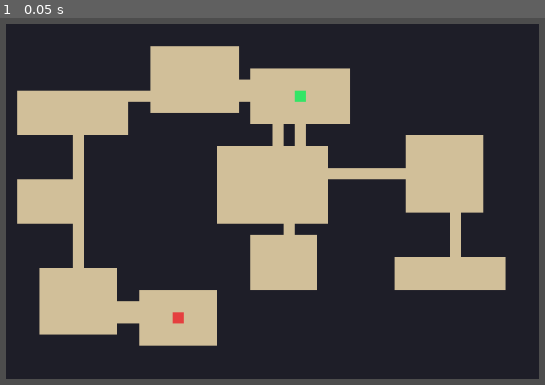
Above: before the commit, frame 1.
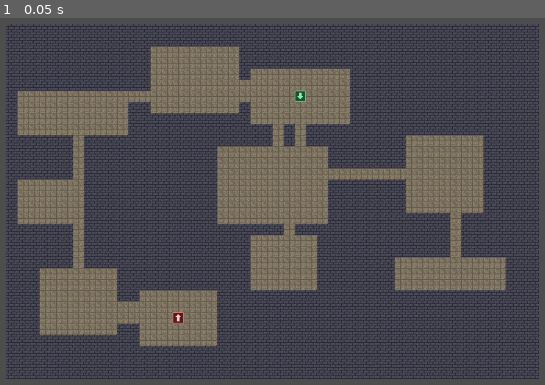
Above: after the commit, the same moment.

Repository: longray/godot_learn
Game: Godot game, scene res://lessons/lesson02_tilemap/lesson02.tscn
Two runs of this game, one before a commit and one after it. Both use one fixed random seed, a clock stepped at 60 frames per second and the inputs below.
Inputs:
- Up to frame 1 (0.05 s): no input

The runs differ from the first frame. In frame 1, 76% of the frame differs, in the area x 1-99%, y 1-99%.

Commit message:
feat: 作业5方案A——程序化像素瓦片图集 + 外部图集加载
- generate_tiles.ps1：System.Drawing 逐像素画 64x16 图集（LCG 固定种子可复现）
  石板地板/交错砖墙/绿底向下箭头入口/红底向上箭头出口
- 脚本新增 external_tiles_path 导出变量：外部图优先，缺失回退纯色生成
- 活游戏实测：texture=外部 png，used_cells=1536，入口(2,0)/出口(3,0) 瓦片正确

Diff:
--- a/2d_rpg_dungeon/lessons/lesson02_tilemap/dungeon_tilemap.gd
+++ b/2d_rpg_dungeon/lessons/lesson02_tilemap/dungeon_tilemap.gd
@@ -32,6 +32,10 @@
 # 如果你使用自己的 TileSet，可以关闭 use_placeholder_tileset
 # 然后手动设置 source id 和 atlas coords
 @export var tile_source_id: int = 0
+
+# 作业 5 方案 A：外部图集路径（非空且存在则优先加载，替代代码生成的纯色图集）
+# 图集布局：横向 4 格 [地板][墙壁][入口][出口]，每格 cell_size 大小
+@export var external_tiles_path: String = "res://assets/tiles/dungeon_tiles.png"
 
 @export var floor_atlas_coords: Vector2i = Vector2i(0, 0)
 @export var wall_atlas_coords: Vector2i = Vector2i(1, 0)
@@ -378,7 +382,39 @@
 
 
 func _create_placeholder_tileset() -> int:
-	# 生成一张横向小图集：
+	# 作业 5 方案 A：优先加载外部图集（像素风素材），文件缺失则回退代码生成
+	var texture: Texture2D
+
+	if external_tiles_path != "" and ResourceLoader.exists(external_tiles_path):
+		texture = load(external_tiles_path) as Texture2D
+	else:
+		texture = _generate_placeholder_texture()
+
+	var tile_set := TileSet.new()
+	tile_set.tile_size = Vector2i(cell_size, cell_size)
+
+	var source := TileSetAtlasSource.new()
+	source.texture = texture
+	source.texture_region_size = Vector2i(cell_size, cell_size)
+
+	var source_id := tile_set.add_source(source)
+
+	if source_id < 0:
+		push_error("创建 placeholder TileSet source 失败。")
+		return -1
+
+	source.create_tile(Vector2i(0, 0)) # floor
+	source.create_tile(Vector2i(1, 0)) # wall
+	source.create_tile(Vector2i(2, 0)) # entrance
+	source.create_tile(Vector2i(3, 0)) # exit
+
+	tile_layer.tile_set = tile_set
+
+	return source_id
+
+
+func _generate_placeholder_texture() -> Texture2D:
+	# 代码生成纯色图集（外部素材缺失时的回退路径）：
 	# [地板][墙壁][入口][出口]
 	var image := Image.create(cell_size * 4, cell_size, false, Image.FORMAT_RGBA8)
 
@@ -406,29 +442,7 @@
 		Color(0.90, 0.25, 0.25)
 	)
 
-	var texture := ImageTexture.create_from_image(image)
-
-	var tile_set := TileSet.new()
-	tile_set.tile_size = Vector2i(cell_size, cell_size)
-
-	var source := TileSetAtlasSource.new()
-	source.texture = texture
-	source.texture_region_size = Vector2i(cell_size, cell_size)
-
-	var source_id := tile_set.add_source(source)
-
-	if source_id < 0:
-		push_error("创建 placeholder TileSet source 失败。")
-		return -1
-
-	source.create_tile(Vector2i(0, 0)) # floor
-	source.create_tile(Vector2i(1, 0)) # wall
-	source.create_tile(Vector2i(2, 0)) # entrance
-	source.create_tile(Vector2i(3, 0)) # exit
-
-	tile_layer.tile_set = tile_set
-
-	return source_id
+	return ImageTexture.create_from_image(image)
 
 
 func _build_tilemap() -> void:
Binary file added: 2d_rpg_dungeon/assets/tiles/dungeon_tiles.png
Not shown, added: 2d_rpg_dungeon/assets/tiles/dungeon_tiles.png.import
Not shown, added: 2d_rpg_dungeon/assets/tiles/generate_tiles.ps1
